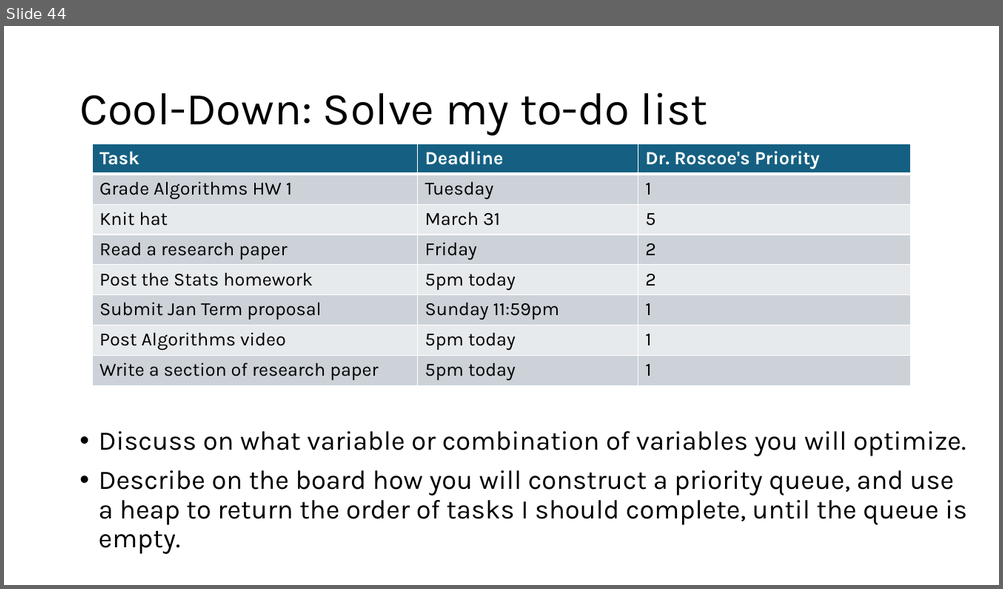
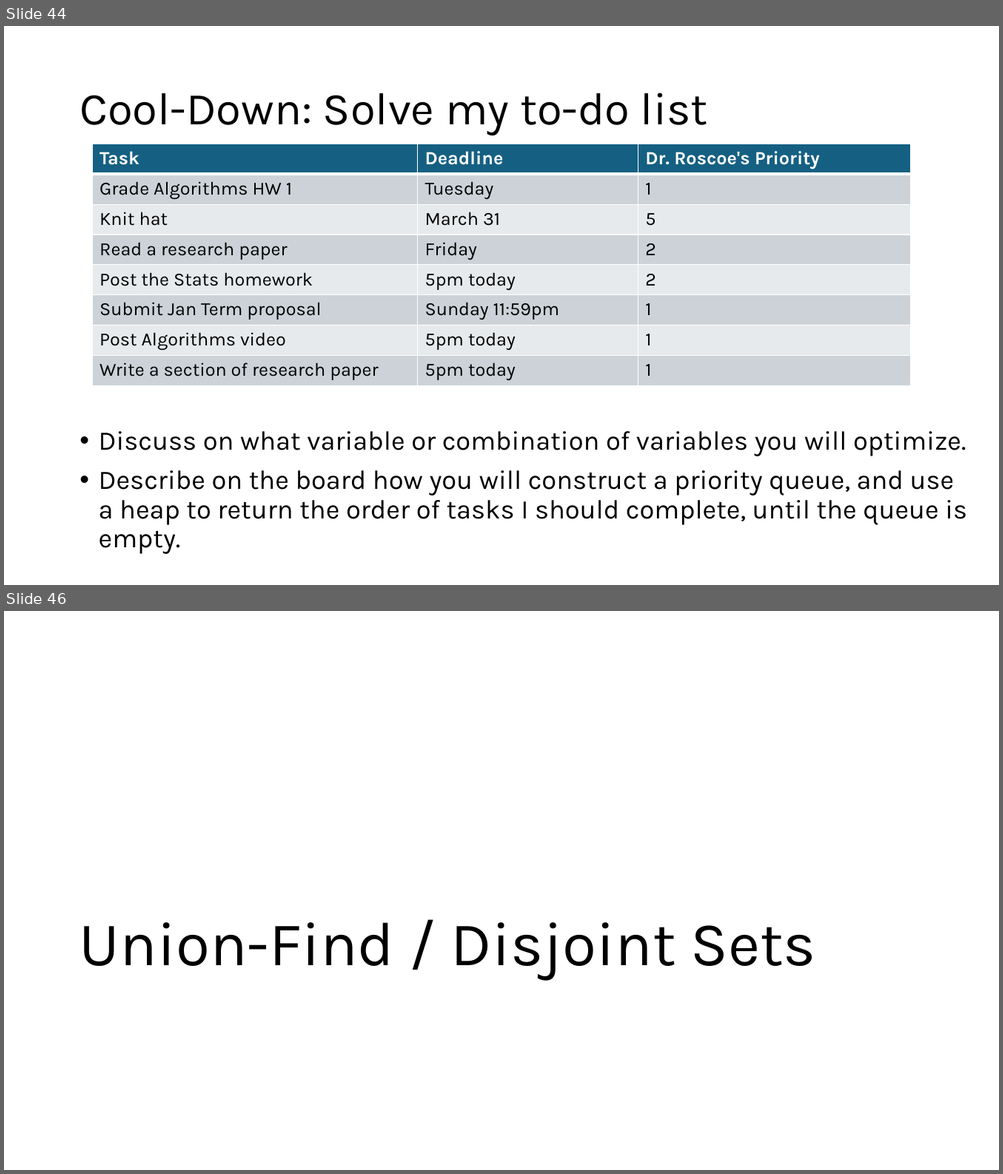
Before and after one commit to SMC-CS-374-Sp26/Unit-2-Data-Structures, a slide deck: 374 DS in detail.pptx. Shown one above the other, each under a label of ours: slide 44 before the commit, slides 44 and 46 after it; the slides between them are not shown. The pictures are 1003x589 and 1003x1174 pixels, drawn with LibreOffice and Linux fonts; fonts in the diff are those of the drawing. Boxes give left, top, right and bottom in pixels: in the first picture for what was removed or moved away, otherwise in the second. Text is boxed around its words. In the diff, an @@ line names an element or a change of style, - is before the commit and + after.

```diff
--- a/374 DS in detail.pptx
+++ b/374 DS in detail.pptx
@@ slide 46 added at (4, 611, 999, 1170), background #FFFFFF @@
@@ title added at (79, 923, 817, 980), 60 pt, text #000000 @@
+Union-Find / Disjoint Sets
```
Also in this commit, not shown: 21 other slides added.
